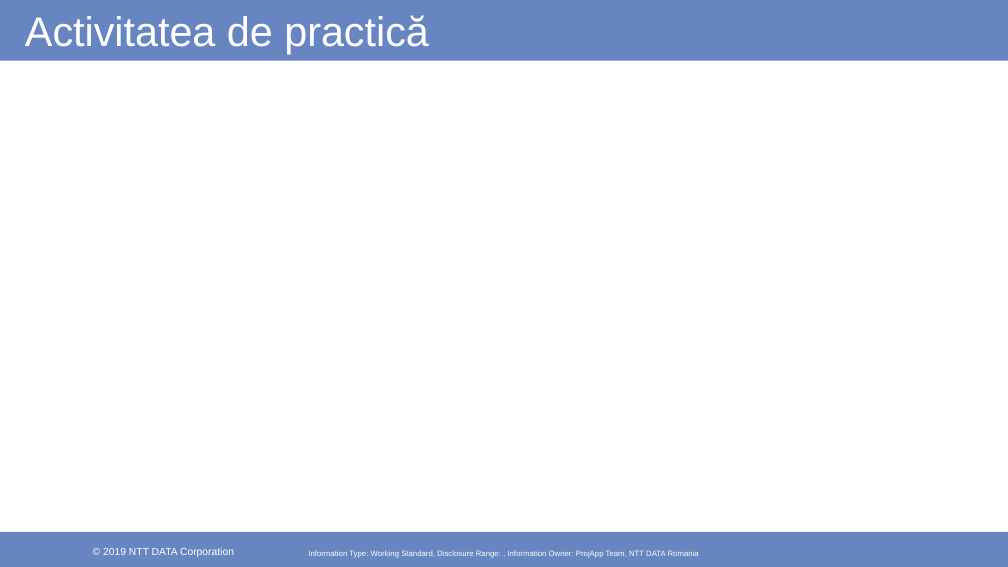
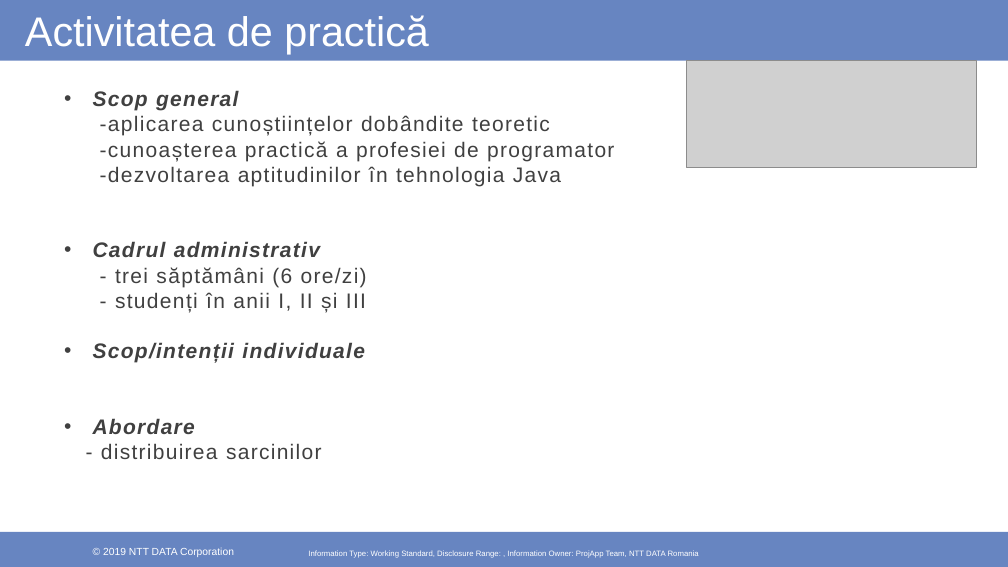
Before and after one commit to marianungureanu/ProjApp, a slide deck: slide 4 of ProjAppPresentation.pptx. Drawn at 1008x567 pixels with LibreOffice and Linux fonts; fonts in the diff are those of the drawing; grey boxes stand for pictures; background and template pictures are left out. Boxes give left, top, right and bottom in pixels: in the first picture for what was removed or moved away, otherwise in the second. Text is boxed around its words. In the diff, an @@ line names an element or a change of style, - is before the commit and + after.

```diff
--- a/ProjAppPresentation.pptx
+++ b/ProjAppPresentation.pptx
@@ picture added at [687,60,976,167] @@
@@ text added at [93,90,614,363], 20 pt, text #404040 @@
+• Scop general
+-aplicarea cunoștiințelor dobândite teoretic
+-cunoașterea practică a profesiei de programator
+-dezvoltarea aptitudinilor în tehnologia Java
+• Cadrul administrativ
+- trei săptămâni (6 ore/zi)
+- studenți în anii I, II și III
+• Scop/intenții individuale
+• Abordare
+- distribuirea sarcinilor
```
Also in this commit, not shown: 8 other slides changed, 22 slides added, 2 slides removed.
